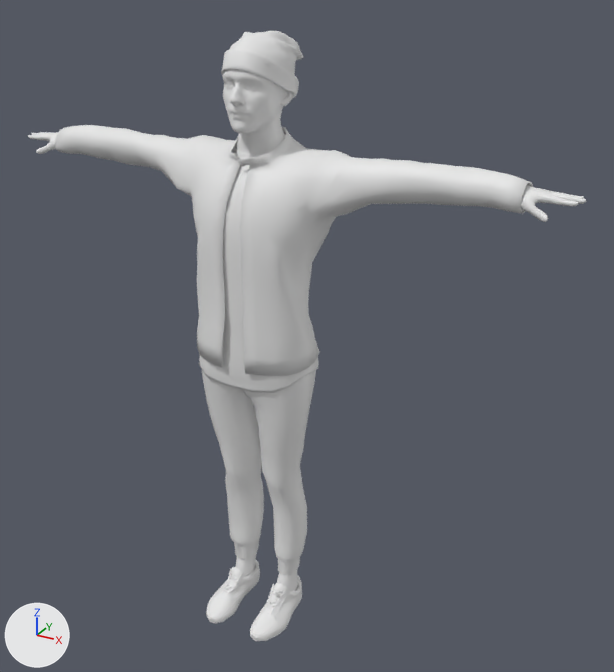
Before and after pictures for a commit that changed the glTF model public/models/tony-model.glb.
One viewpoint serves both versions: a 50 mm lens placed at (1.258, -1.991, 2.014), pointed at (0.122, 0.075, 0.982). Every picture has the same lights, and +X, +Y and +Z are marked at lower left. The older version comes first. Materials are left out; every surface is plain grey. Vertices at exactly the same position are counted once.

Names of what the first picture shows: 'avaturn_body', 'avaturn_hair_0', 'avaturn_look_0', 'avaturn_shoes_0'.
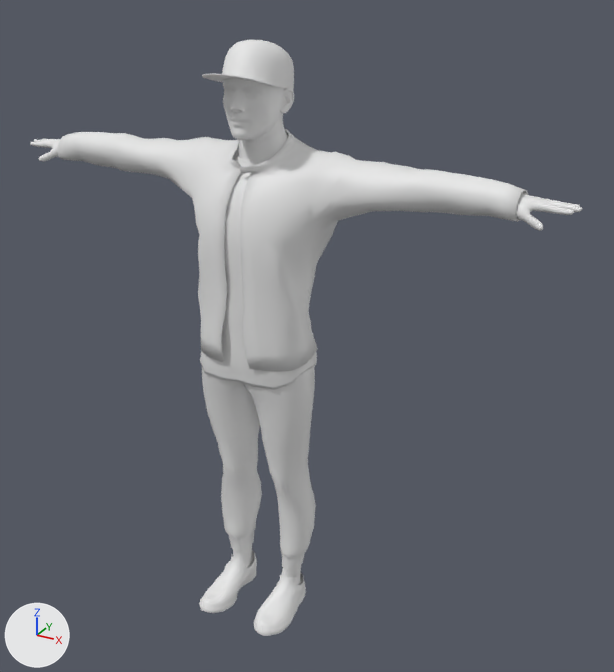
What differs and where, as boxes (x1, y1, x2, y2) in the pictures (614 x 672 px; the box of a moved part takes in the faces that stretch with it):
'avaturn_look_0', reshaped
    before: (55, 125, 533, 574)
    after: (57, 129, 529, 570)
'avaturn_body', reshaped
    before: (28, 69, 586, 592)
    after: (30, 79, 582, 585)
'avaturn_shoes_0', reshaped (11% wider, 6% taller)
    before: (206, 560, 302, 641)
    after: (199, 550, 306, 636)
'avaturn_hair_0', reshaped (11% wider, 26% shorter)
    before: (221, 30, 304, 98)
    after: (202, 40, 294, 90)
part 1 of me_avaturn_body, moved or reshaped
    before: (223, 69, 293, 155)
    after: (223, 79, 294, 161)
part 2 of me_avaturn_body, moved or reshaped
    before: (28, 132, 58, 154)
    after: (30, 139, 60, 161)
part 3 of me_avaturn_body, moved or reshaped
    before: (522, 185, 586, 222)
    after: (516, 193, 582, 231)
part 4 of me_avaturn_body, moved or reshaped
    before: (235, 553, 298, 592)
    after: (233, 545, 302, 585)
part 5 of me_avaturn_hair_0, rebuilt
    before: (230, 30, 304, 75)
    after: (221, 40, 294, 90)
part 6 of me_avaturn_hair_0, added
    after: (202, 73, 276, 87)
part 7 of me_avaturn_hair_0, deleted
    before: (263, 57, 272, 67)
part 8 of me_avaturn_hair_0, deleted
    before: (221, 48, 299, 98)
part 9 of me_avaturn_shoes_0, rebuilt
    before: (250, 575, 302, 641)
    after: (254, 572, 306, 636)
part 10 of me_avaturn_shoes_0, rebuilt (7% wider)
    before: (206, 560, 260, 623)
    after: (199, 550, 257, 613)

What changed in the scene script:
```text
Change me_avaturn_body:
    remove me_avaturn_body.from_pydata(...)  # 5286 vertices, 10427 faces; spans x -0.89..0.89, y -0.11..0.13, z 0.04..1.84
    add me_avaturn_body.from_pydata(...)  # 5311 vertices, 10466 faces; spans x -0.88..0.88, y -0.18..0.13, z 0.05..1.82
    me_avaturn_body part 1: 660 vertices moved from x -0.1..0.1, y -0.11..0.12, z 1.53..1.83 to x -0.1..0.1, y -0.11..0.13, z 1.53..1.82; 1921 vertices removed from x -0.1..0.1, y -0.11..0.12, z 1.52..1.84; 1921 vertices added at x -0.1..0.1, y -0.11..0.13, z 1.5..1.82
    me_avaturn_body part 2: 55 vertices moved from x -0.87..-0.73, y -0.01..0.08, z 1.45..1.5 to x -0.87..-0.73, y -0.01..0.08, z 1.44..1.5; 668 vertices removed from x -0.89..-0.72, y -0.02..0.09, z 1.45..1.53; 668 vertices added at x -0.88..-0.71, y -0.02..0.09, z 1.43..1.5
    me_avaturn_body part 3: 63 vertices moved from x 0.72..0.86, y -0.01..0.07, z 1.45..1.5 to x 0.72..0.86, y -0.01..0.08, z 1.44..1.5; 657 vertices removed from x 0.72..0.89, y -0.02..0.09, z 1.45..1.53; 657 vertices added at x 0.71..0.88, y -0.02..0.1, z 1.43..1.51
    me_avaturn_body part 4: 1 vertex moved within x -0.08, y -0.01, z 0.19; 190 vertices removed from x -0.12..0.12, y -0.1..0.06, z 0.04..0.2; 215 vertices added at x -0.14..0.14, y -0.18..0.06, z 0.05..0.23
Change me_avaturn_hair_0:
    remove me_avaturn_hair_0.from_pydata(...)  # 866 vertices, 1616 faces; spans x -0.106..0.104, y -0.085..0.168, z 1.665..1.85
    add me_avaturn_hair_0.from_pydata(...)  # 538 vertices, 1018 faces; spans x -0.089..0.087, y -0.156..0.134, z 1.684..1.828
    me_avaturn_hair_0 part 5: the loose piece of 425 vertices spanning x -0.1..0.099, y -0.077..0.168, z 1.678..1.85 is rebuilt with 243 vertices and now spans x -0.089..0.087, y -0.088..0.129, z 1.684..1.828
    me_avaturn_hair_0 part 6: a new loose piece of 214 vertices spanning x -0.087..0.086, y -0.156..-0.018, z 1.718..1.76
    me_avaturn_hair_0 part 7: the loose piece of 25 vertices spanning x 0.061..0.075, y -0.048..-0.024, z 1.767..1.794 is deleted
    me_avaturn_hair_0 part 8: 416 vertices removed from x -0.106..0.104, y -0.085..0.136, z 1.665..1.813
    other edits to the shape of me_avaturn_hair_0 do not show in these pictures
Change me_avaturn_shoes_0:
    remove me_avaturn_shoes_0.from_pydata(...)  # 1676 vertices, 3376 faces; spans x -0.146..0.146, y -0.211..0.07, z 0.003..0.118
    add me_avaturn_shoes_0.from_pydata(...)  # 876 vertices, 1692 faces; spans x -0.161..0.161, y -0.21..0.067, z 0.028..0.15
    me_avaturn_shoes_0 part 9: the loose piece of 838 vertices spanning x 0.043..0.146, y -0.211..0.07, z 0.003..0.118 is rebuilt with 438 vertices and now spans x 0.05..0.161, y -0.21..0.067, z 0.029..0.15
    me_avaturn_shoes_0 part 10: the loose piece of 838 vertices spanning x -0.146..-0.042, y -0.21..0.069, z 0.003..0.117 is rebuilt with 438 vertices and now spans x -0.161..-0.051, y -0.209..0.067, z 0.028..0.149
Change me_avaturn_look_0:
    remove me_avaturn_look_0.from_pydata(...)  # 1911 vertices, 3610 faces; spans x -0.75..0.75, y -0.14..0.16, z 0.15..1.6
    add me_avaturn_look_0.from_pydata(...)  # 1911 vertices, 3610 faces; spans x -0.74..0.74, y -0.14..0.17, z 0.17..1.59
    me_avaturn_look_0 part 11: 1827 of 1911 vertices moved; they spanned x -0.75..0.75, y -0.14..0.16, z 0.15..1.6 and now span x -0.74..0.74, y -0.13..0.17, z 0.17..1.59; mean shift (0.0, 0.0, 0.0); largest move (0.34, 0.04, 1.43) -> (0.34, 0.06, 1.4)
```
